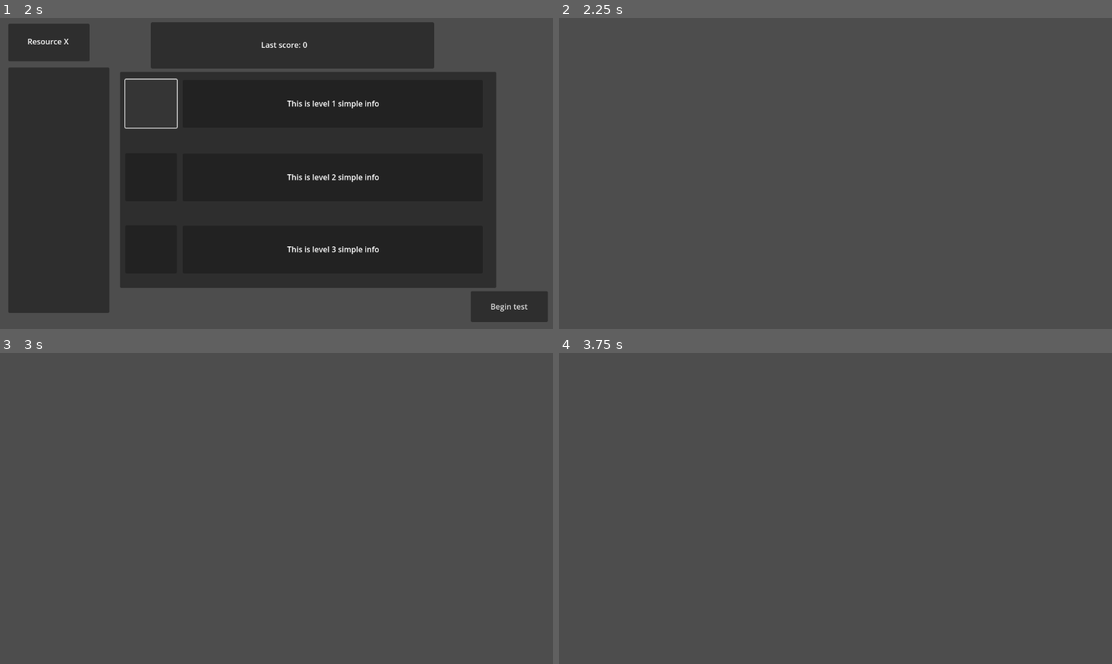
Above: before the commit, frames 1-4 (two rows, left to right).
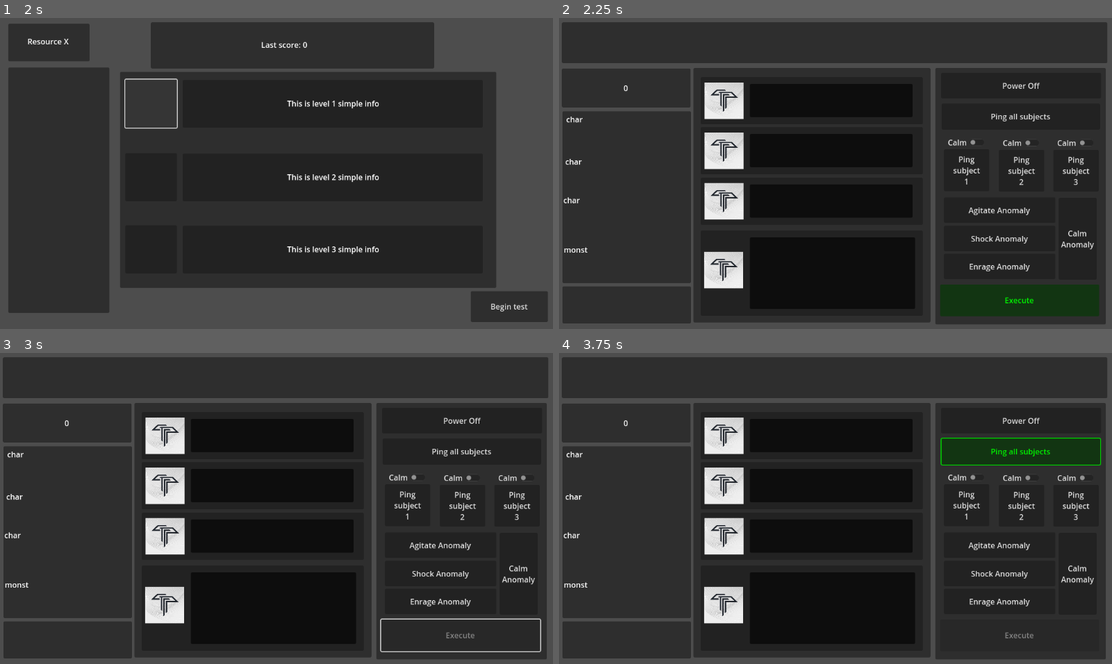
Above: after the commit, the same moments.

Repository: andrewpressman/MonsterManagement
Game: Godot game, scene res://Level Select/Level Select Screen.tscn
Two runs of this game, one before a commit and one after it. Both use one fixed random seed, a clock stepped at 60 frames per second and the inputs below. Sound files missing from this copy of the repository are replaced by a short silence.
Inputs (mouse positions are in pixels of both pictures, inside the frame that each line leads up to):
- Up to frame 1 (2 s): click (149, 105) at 0.5 s; click (149, 105) at 1.25 s
- Up to frame 2 (2.25 s): click "Begin test" at 2 s
- Up to frame 3 (3 s): click (458, 636) at 2.75 s, where only the run after the commit has a clickable "Execute"
- Up to frame 4 (3.75 s): click (1023, 452) at 3.5 s, where only the run after the commit has a clickable "Ping all subjects"

Frame 1 is identical in both runs. In frame 2, 91% of the frame differs, in the area x 0-100%, y 1-99%; in frame 3, 91%; in frame 4, 91%.

Commit message:
added difficulty scaling, bug fixes

Diff:
--- a/Actions.gd
+++ b/Actions.gd
@@ -22,6 +22,7 @@
 var AllCharTrigger : Button
 
 var executeButton: Button
+var Clock : Timer
 
 var selectedButton: Button  # Stores the currently selected button
 
@@ -33,9 +34,11 @@
 	Agitate1Button = $Monster/Agitate1
 	Agitate2Button = $Monster/Agitate2
 	Agitate3Button = $Monster/Agitate3
+	CalmButton = $Monster/Calm
 
-	CalmButton = $Monster/Calm
+	Clock = $ResetClock
 	executeButton = $Execute
+	executeButton.modulate = Color(0, 1, 0)
 
 	PowerOnButton = $Environment/Power/PowerOn
 	PowerOffButton = $Environment/Power/PowerOff
@@ -103,21 +106,27 @@
 
 # Callback when the "Execute" button is pressed
 func _on_execute_button_pressed():
+	start_Clock()
+
 	if selectedButton == Agitate1Button:
 		# ncrease all leveles at lowest rate
 		GameController.UpdateStatus(IncreaseRate,IncreaseRate,IncreaseRate,IncreaseRate)
+		TickPower()
 
 	if selectedButton == Agitate2Button:
 		# increase all leveles at medium rate
 		GameController.UpdateStatus(1.5 * IncreaseRate,1.5 * IncreaseRate,1.5 * IncreaseRate,1.5 * IncreaseRate)
+		TickPower()
 
 	if selectedButton == Agitate3Button:
 		# increase all leveles at max rate
 		GameController.UpdateStatus(2 * IncreaseRate,2 * IncreaseRate,2 * IncreaseRate,2 * IncreaseRate)
+		TickPower()
 
 	if selectedButton == CalmButton:
 		# decrease all levels
 		GameController.UpdateStatus(DecreaseRate,DecreaseRate,DecreaseRate,DecreaseRate)
+		TickPower()
 
 	if selectedButton == PowerOnButton:
 		# Increment Character1, Character2, and Character3
@@ -149,16 +158,27 @@
 			GameController.UpdateStatus(0,0,DecreaseRate,0)
 
 	if(selectedButton == AllCharTrigger):
-		GameController.UpdateStatus(0,0,DecreaseRate,0)
+		GameController.UpdateStatus(IncreaseRate,IncreaseRate,IncreaseRate,0)
+		TickPower()
 
+	# Reset the button selection
+	unselectButtions(true)
+
+func TickPower():
 	if CheckPower:
 		#if power is off, increment all characters by 1 extra
 		GameController.UpdateStatus(DecreaseRate / 2,DecreaseRate / 2,DecreaseRate / 2,0)
 	else:
 		GameController.UpdateStatus(IncreaseRate / 2,IncreaseRate / 2,IncreaseRate / 2,IncreaseRate / 2)
 
-	# Reset the button selection
-	unselectButtions(true)
+func start_Clock():
+	Clock.start()
+	executeButton.modulate = Color(1, 1, 1)
+	executeButton.disabled = true
+
+func _on_clock_timeout():
+	executeButton.modulate = Color(0, 1, 0)
+	executeButton.disabled = false
 
 #return false is Power is OFF, return true is Power is ON
 func CheckPower():
--- a/Clock.gd
+++ b/Clock.gd
@@ -2,11 +2,14 @@
 
 var GameController: Node2D
 var IncreaseRate : int
+var count : int
 
 # Called when the node enters the scene tree for the first time.
 func _ready():
 	#declare global variables
 	IncreaseRate = GlobalVariables.IncreaseRate
+	GameController = get_parent()
+	count = 0
 
 func _on_timer_timeout():
 	# Generate a random number between 1 and 100
@@ -27,5 +30,13 @@
 		4:
 			GameController.UpdateStatus(0,0,0,IncreaseRate * 2)
 
+	IncreaseDifficulty()
+
 func Start():
 	start()
+
+func IncreaseDifficulty():
+	if count > 12:
+		GlobalVariables.IncreaseRate * 1.5
+	else:
+		count += 1
--- a/Game Screen.tscn
+++ b/Game Screen.tscn
@@ -114,7 +114,7 @@
 offset_bottom = 361.0
 text = "Ping
 subject
-2"
+3"
 
 [node name="Monster" type="Node" parent="Actions"]
 
@@ -156,7 +156,11 @@
 theme = SubResource("Theme_ks27t")
 text = "Execute"
 
+[node name="ResetClock" type="Timer" parent="Actions"]
+wait_time = 2.0
+
 [node name="Audio Controller" type="Panel" parent="."]
+visible = false
 offset_left = 406.0
 offset_top = 16.0
 offset_right = 678.0
@@ -332,53 +336,6 @@
 offset_right = 255.0
 offset_bottom = 337.0
 text = "monst"
-
-[node name="Menu" type="Node2D" parent="."]
-visible = false
-
-[node name="MenuBox" type="Panel" parent="Menu"]
-offset_left = 7.0
-offset_top = 10.0
-offset_right = 1132.0
-offset_bottom = 635.0
-
-[node name="Title" type="Label" parent="Menu/MenuBox"]
-layout_mode = 0
-offset_left = 432.0
-offset_top = 187.0
-offset_right = 703.0
-offset_bottom = 244.0
-text = "This is a game"
-horizontal_alignment = 1
-vertical_alignment = 1
-
-[node name="Start" type="Button" parent="Menu/MenuBox"]
-layout_mode = 0
-offset_left = 348.0
-offset_top = 383.0
-offset_right = 780.0
-offset_bottom = 442.0
-text = "Start"
-
-[node name="GameOver" type="Label" parent="Menu/MenuBox"]
-layout_mode = 0
-offset_left = 469.0
-offset_top = 274.0
-offset_right = 660.0
-offset_bottom = 321.0
-text = "Game Over, try agian?"
-horizontal_alignment = 1
-vertical_alignment = 1
-
-[node name="FinalScore" type="Label" parent="Menu/MenuBox"]
-layout_mode = 0
-offset_left = 475.0
-offset_top = 335.0
-offset_right = 649.0
-offset_bottom = 370.0
-text = "Final Score: "
-horizontal_alignment = 1
-vertical_alignment = 1
 
 [connection signal="timeout" from="Clock" to="Clock" method="_on_timer_timeout"]
 [connection signal="pressed" from="Actions/Environment/PingAll" to="Actions" method="_on_AllCharTrigger_pressed"]
@@ -395,7 +352,7 @@
 [connection signal="pressed" from="Actions/Monster/Agitate3" to="Actions" method="_on_Agitate3_pressed"]
 [connection signal="pressed" from="Actions/Monster/Calm" to="Actions" method="_on_Calm_pressed"]
 [connection signal="pressed" from="Actions/Execute" to="Actions" method="_on_execute_button_pressed"]
+[connection signal="timeout" from="Actions/ResetClock" to="Actions" method="_on_clock_timeout"]
 [connection signal="pressed" from="Audio Controller/Play" to="Audio Controller" method="_on_PlayButton_pressed"]
 [connection signal="pressed" from="Audio Controller/Pause" to="Audio Controller" method="_on_PauseButton_pressed"]
 [connection signal="pressed" from="Audio Controller/Restart" to="Audio Controller" method="_on_RestartButton_pressed"]
-[connection signal="pressed" from="Menu/MenuBox/Start" to="." method="StartGame"]
--- a/GameController.gd
+++ b/GameController.gd
@@ -24,10 +24,6 @@
 var monster_node
 
 #Temp Settings/controls
-var Menu_Node
-var GameOver
-var Start : Button
-var Extra : Panel
 var l1 : Label
 var l2 : Label
 var l3 : Label
@@ -36,7 +32,6 @@
 #Score Settings
 var GameState
 var ScoreTag : Label
-var FinalScore : Label
 
 # Called when the node enters the scene tree for the first time.
 func _ready():
@@ -47,13 +42,6 @@
 	monster_node = $HealthMonitor/Monster
 
 	#Temp Stuff
-	Menu_Node = $Menu/MenuBox
-	GameOver = $Menu/MenuBox/GameOver
-	GameOver.hide()
-	Start = $Menu/MenuBox/Start
-	Menu_Node.modulate = Color(1, 0, 0) # Red
-	FinalScore = $Menu/MenuBox/FinalScore
-	FinalScore.hide()
 	l1 = $Extra/Label1
 	l2 = $Extra/Label2
 	l3 = $Extra/Label3
@@ -106,6 +94,7 @@
 		Monster = MaxState * 100
 
 func UpdateStatus(char1:int, char2:int, char3:int, monster:int):
+	#print("1: " + str(char1) + " 2: " + str(char2) +" 3: " + str(char3) + " Monster: " + str(monster))
 	Character1 += char1
 	Character2 += char2
 	Character3 += char3
@@ -114,10 +103,10 @@
 
 	#debug
 	l1.text = "char1 " + str(Character1)
-	l2.text = "char2 " + str(Character1)
-	l3.text = "char3 " + str(Character1)
+	l2.text = "char2 " + str(Character2)
+	l3.text = "char3 " + str(Character3)
 	l4.text = "Monster " + str(Monster)
-	print("Update ran")
+	#print("Update ran")
 
 	character1_node.update_panel_color(Character1)
 	character2_node.update_panel_color(Character2)
@@ -127,14 +116,12 @@
 	UpdateScore()
 
 func StartGame():
-	Reset()
+	#Reset()
 	GlobalVariables.Score = 0
 	$Clock.Start()
-	Menu_Node.hide()
 
 func UpdateScore():
 	if (Character1 >= MaxState && Character2 >= MaxState && Character3 >= MaxState) || Monster >= MaxState:
-		FinalScore.text = "Final Score: " + str(GlobalVariables.Score)
 		EndGame()
 	else:
 		GlobalVariables.Score += CalcScore(Character1) + CalcScore(Character2) + CalcScore(Character3) + CalcScore(Monster)
@@ -155,4 +142,4 @@
 	UpdateStatus(MinState,MinState,MinState,MinState)
 
 func EndGame():
-	get_tree().change_scene_to_file("res://Game Screen.tscn")
+	get_tree().change_scene_to_file("res://Level Select/Level Select Screen.tscn")
--- a/Level Select/LevelSelector.gd
+++ b/Level Select/LevelSelector.gd
@@ -22,7 +22,7 @@
 	Level1Button = $Cases/Level1/select
 	Level2Button = $Cases/Level2/select
 	Level3Button = $Cases/Level3/select
-
+	GlobalVariables.IncreaseRate = GlobalVariables.StartRate
 	Level1 = $Cases/Level1
 	Level2 = $Cases/Level2
 	Level3 = $Cases/Level3
--- a/global_variables.gd
+++ b/global_variables.gd
@@ -6,6 +6,7 @@
 var RedThreshold : int
 var MaxState : int
 
+var StartRate : int
 var IncreaseRate : int
 var DecreaseRate : int
 
